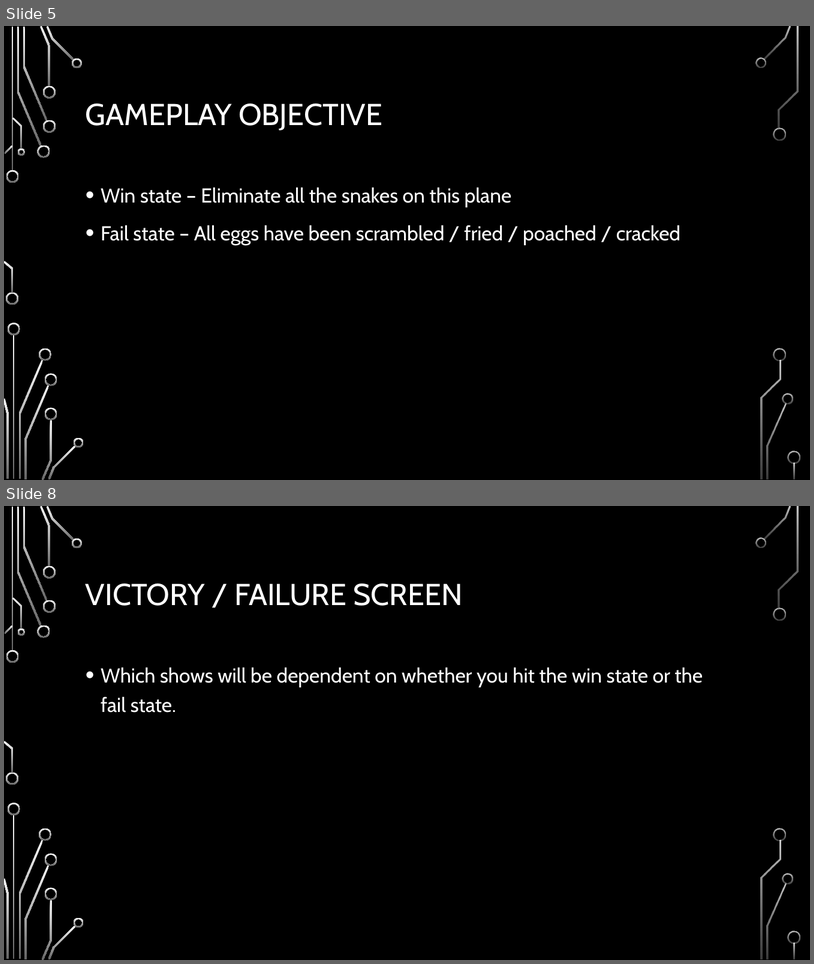
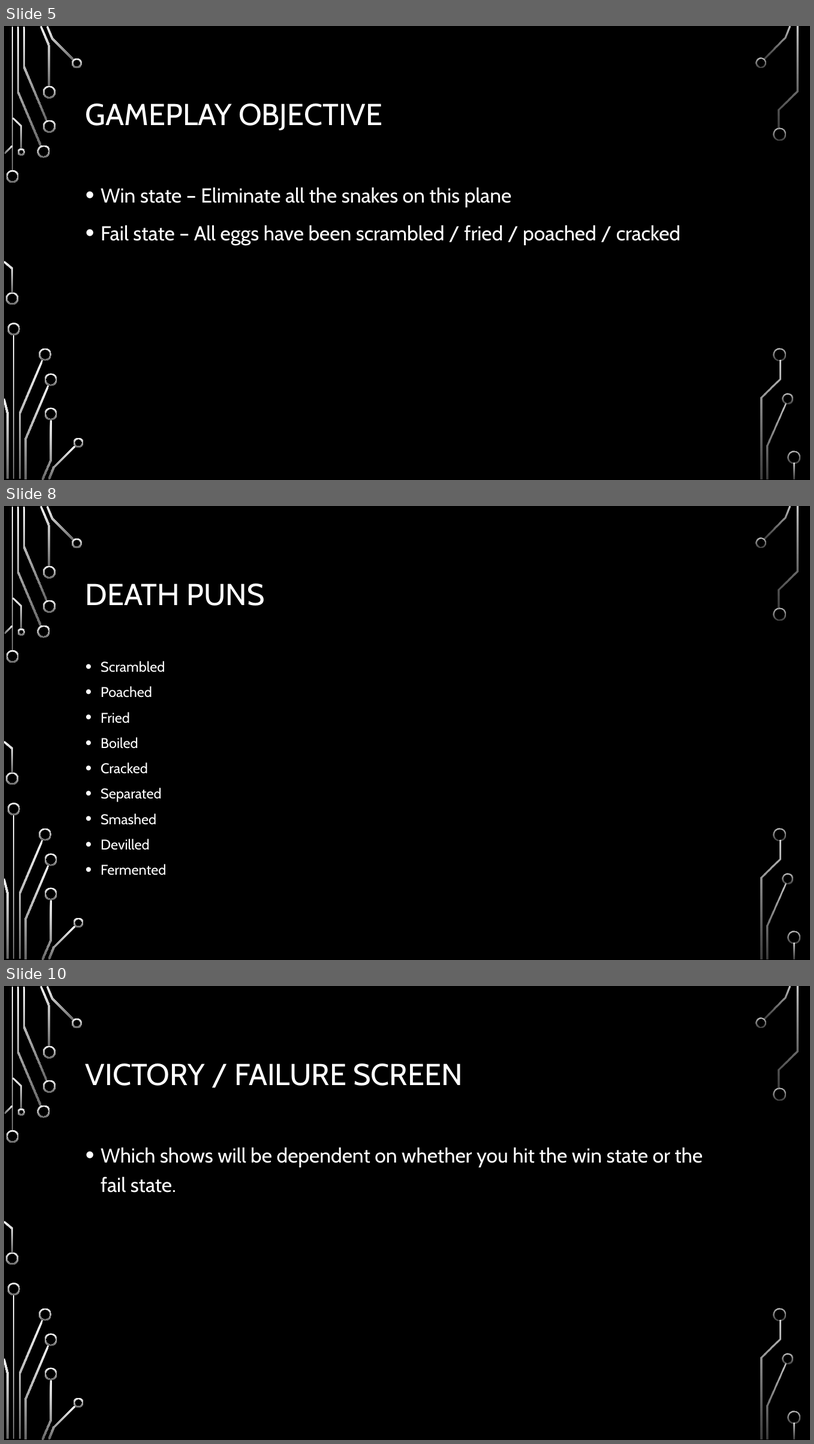
Before and after one commit to LewisGraydon/AIForGamesEngines, a slide deck: AIGameDesignDocument.pptx. Shown one above the other, each under a label of ours: slides 5 and 8 before the commit, slides 5, 8 and 10 after it; the slides between them are not shown. The pictures are 814x964 and 814x1444 pixels, drawn with LibreOffice and Linux fonts; fonts in the diff are those of the drawing; background and template pictures are left out. Boxes give left, top, right and bottom in pixels: in the first picture for what was removed or moved away, otherwise in the second. Text is boxed around its words. In the diff, an @@ line names an element or a change of style, - is before the commit and + after.

```diff
--- a/AIGameDesignDocument.pptx
+++ b/AIGameDesignDocument.pptx
@@ slide 8 added at [4, 506, 810, 960], background picture (left out); not listed: 36 template elements that a slide beside it also shows @@
@@ title added at [86, 583, 265, 606], 36 pt, text #FFFFFF @@
+DEATH PUNS
@@ text added at [101, 661, 166, 875], 16.8 pt, text #FFFFFF @@
+• Scrambled
+• Poached
+• Fried
+• Boiled
+• Cracked
+• Separated
+• Smashed
+• Devilled
+• Fermented
@@ what was slide 8 is now slide 10 @@
```
Also in this commit, not shown: 3 slides changed, 1 other slide added.
